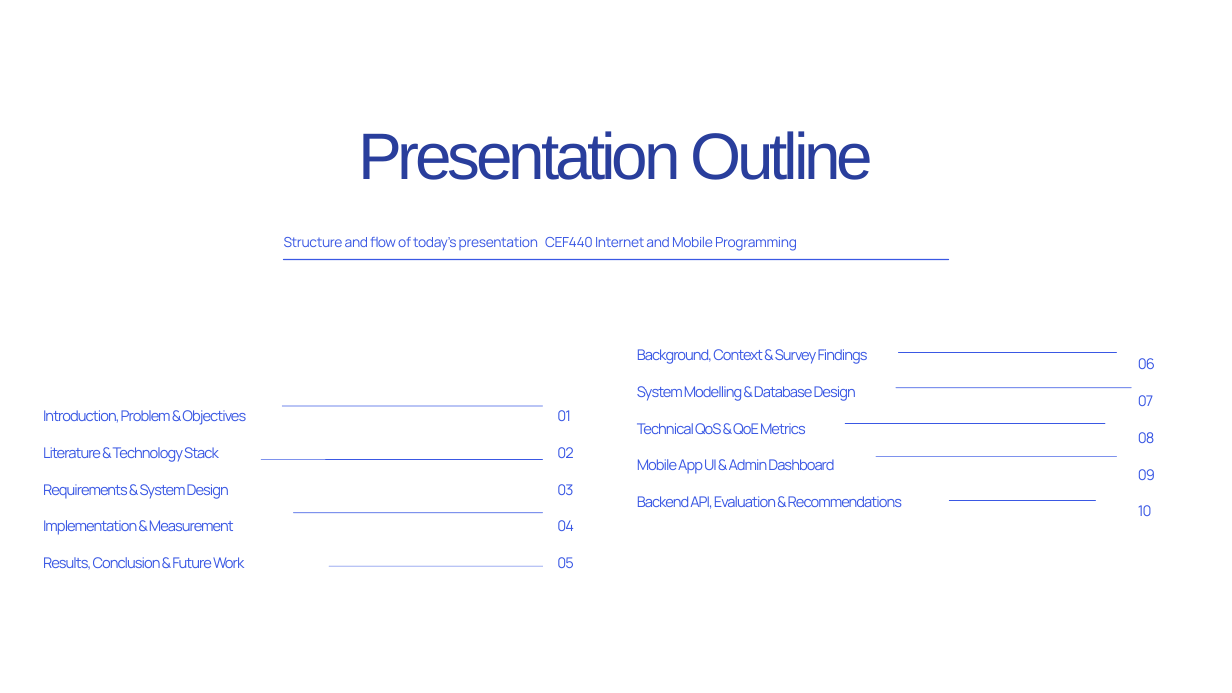
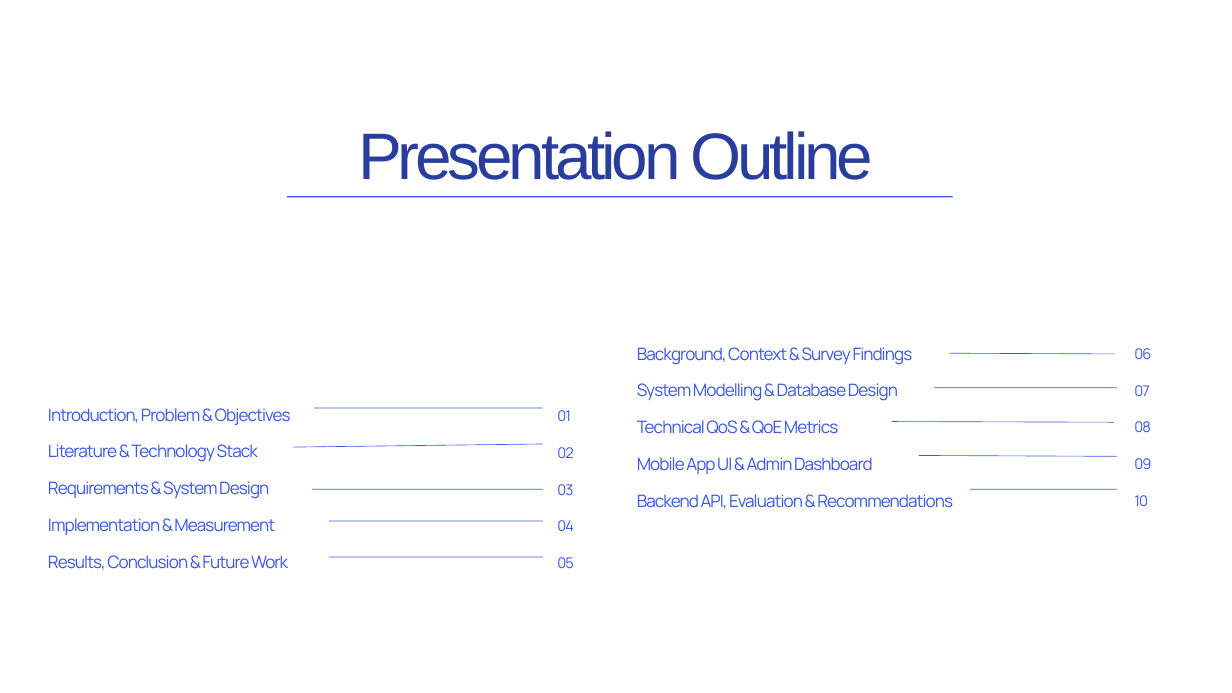
Before and after one commit to BrayanMorningstar237/CEF440_Group5, a slide deck: slide 2 of Final Report Group 5/Final PPT Group 5.pptx. Drawn at 1232x693 pixels with LibreOffice and Linux fonts; fonts in the diff are those of the drawing; background and template pictures are left out. Boxes give left, top, right and bottom in pixels: in the first picture for what was removed or moved away, otherwise in the second. Text is boxed around its words. In the diff, an @@ line names an element or a change of style, - is before the commit and + after.

Commit message:
updated powerpoint

```diff
--- a/Final Report Group 5/Final PPT Group 5.pptx
+++ b/Final Report Group 5/Final PPT Group 5.pptx
@@ line moved from (283, 259) - (949, 259) to (287, 197) - (952, 197) @@
@@ text removed at bbox=[284, 237, 797, 251] @@
-Structure and flow of today's presentation CEF440 Internet and Mobile Programming
@@ text "Background, Context & Survey Findings" at bbox=[637, 347, 953, 509]: size 17.2 to 20 pt @@
@@ text "06": place and size @@
-text "06" at bbox=[1138, 358, 1155, 516]
+text "06" at bbox=[1134, 348, 1151, 506]
@@ line moved from (898, 352) - (1117, 352) to (950, 353) - (1114, 354) @@
@@ text "Introduction, Problem & Objectives" at bbox=[48, 408, 291, 570]: size 17.2 to 20 pt @@
@@ line moved from (896, 387) - (1132, 387) to (934, 387) - (1117, 387) @@
@@ line moved from (282, 406) - (543, 406) to (314, 408) - (543, 408) @@
@@ line moved from (261, 460) - (543, 460) to (293, 447) - (543, 444) @@
@@ line moved from (845, 424) - (1105, 424) to (892, 421) - (1114, 422) @@
@@ line moved from (876, 456) - (1117, 456) to (919, 455) - (1117, 456) @@
@@ line moved from (293, 513) - (543, 513) to (312, 489) - (543, 489) @@
@@ line moved from (949, 500) - (1096, 500) to (970, 489) - (1117, 489) @@
@@ line added from (329, 521) to (543, 521), #3A58E4 0.75 pt @@
@@ line moved from (329, 566) - (543, 566) to (329, 557) - (543, 557) @@
```
Also in this commit, not shown: 7 other slides changed, 1 slide added, 2 slides removed.
